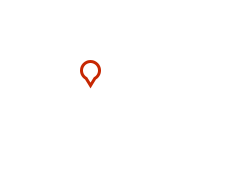
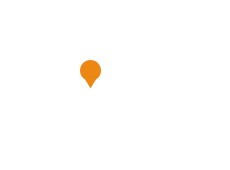
The second 230px x 170px image is a revision of the first. Changes to its layers:
hid "Polygon 1 copy 2" over [80, 60, 101, 89]
added layer "Polygon 1 copy 3" above "Polygon 1" over [80, 60, 101, 89]
